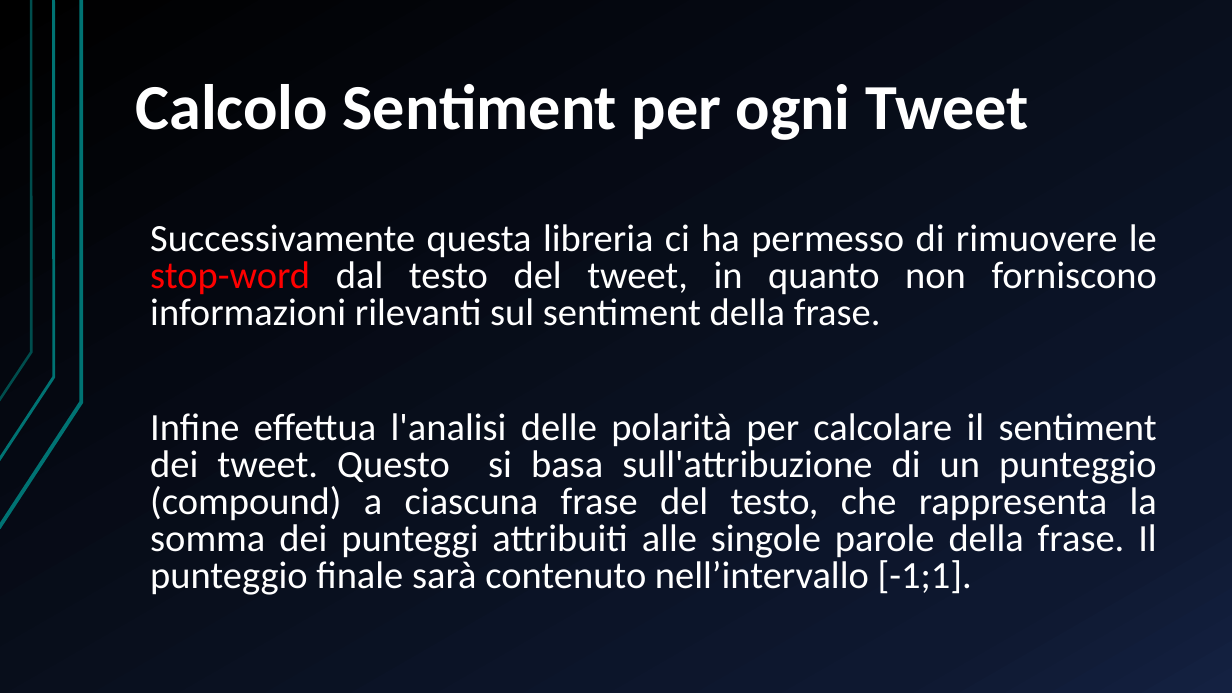
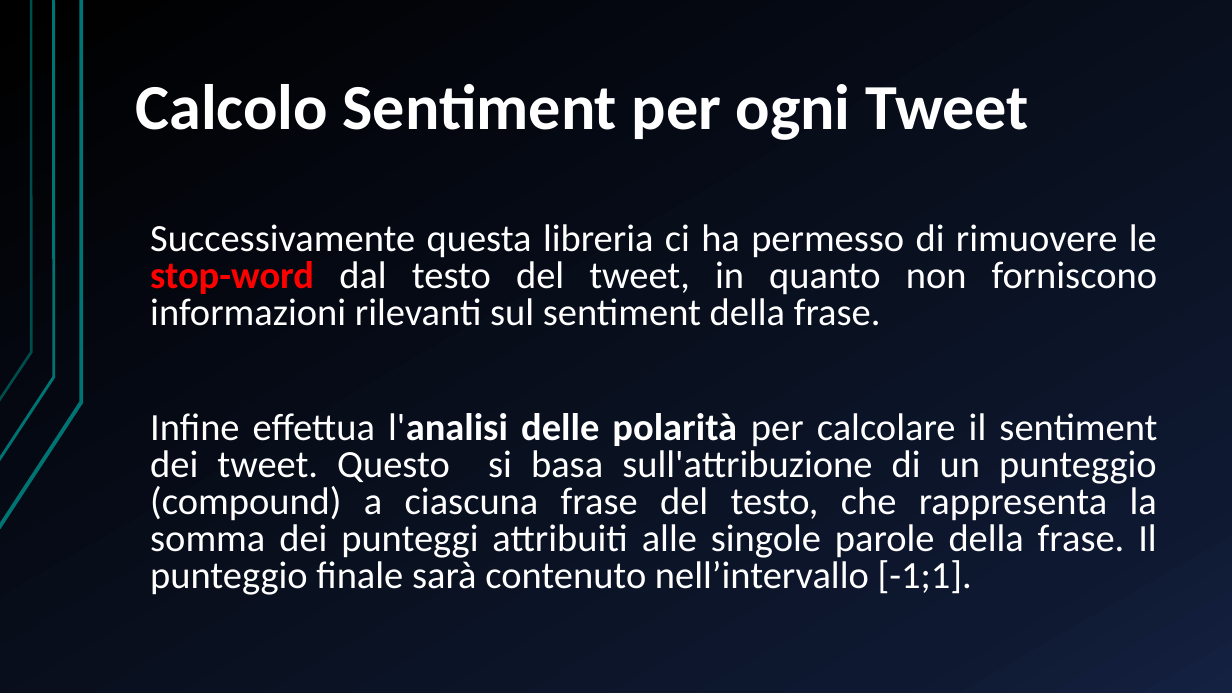
Before and after one commit to DanieleCampopiano/Semantic-Intelligence, a slide deck: slide 15 of Presentazione/Presentazione Progetto.pptx. Drawn at 1232x693 pixels with LibreOffice and Linux fonts; fonts in the diff are those of the drawing. Boxes give left, top, right and bottom in pixels: in the first picture for what was removed or moved away, otherwise in the second. Text is boxed around its words. In the diff, an @@ line names an element or a change of style, - is before the commit and + after.

```diff
--- a/Presentazione/Presentazione Progetto.pptx
+++ b/Presentazione/Presentazione Progetto.pptx
@@ text "Successivamente questa libreria ci ha ..." at [150, 224, 1157, 595]: bold on in "stop-word", "l'analisi delle polarità" @@
```
Also in this commit, not shown: 8 slides added, 4 other files.
